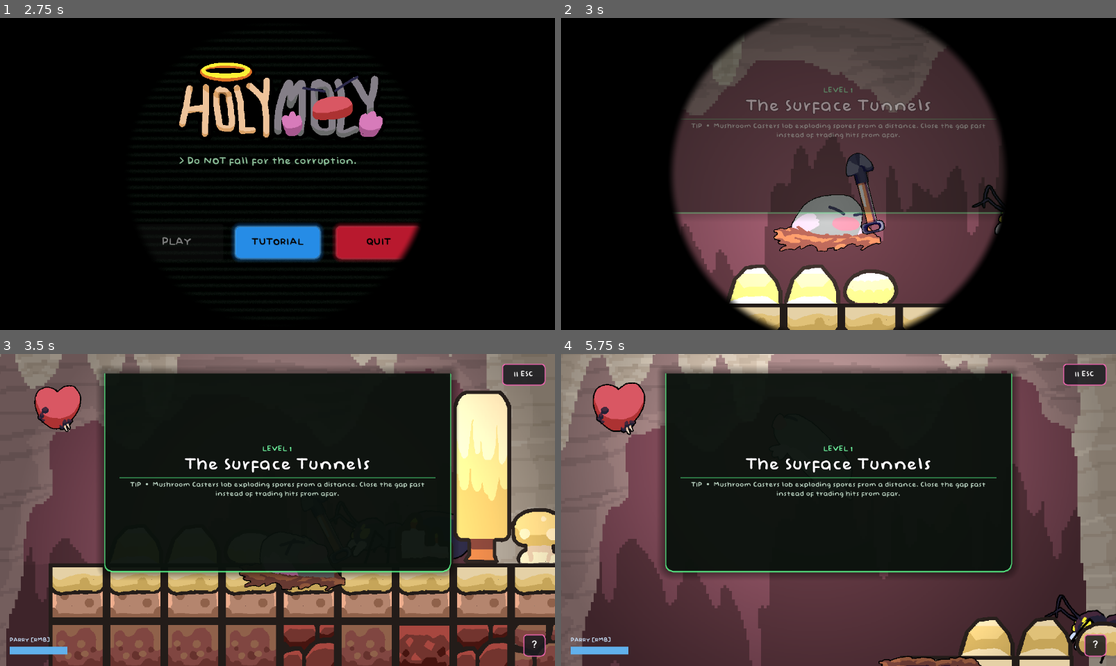
Above: before the commit, frames 1-4 (two rows, left to right).
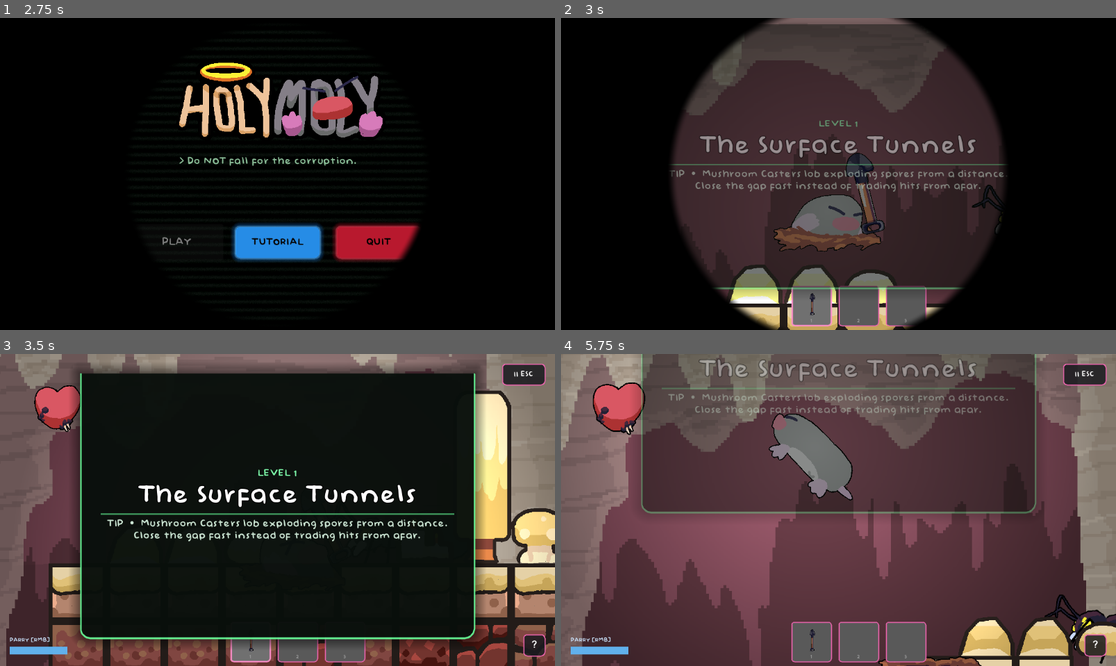
Above: after the commit, the same moments.

Repository: Geofoods/Holy-Moly
Game: Godot game, scene res://scenes/intro.tscn
Same seed, same stepped clock (60 frames per second), same inputs: the game is played once before the commit and once after it. The engine's default icon, where the game draws it, is replaced by a stand-in: a white triangle on a blue panel in a dark square.
Inputs (mouse positions are in pixels of both pictures, inside the frame that each line leads up to):
- Up to frame 1 (2.75 s): tap Enter (ui_accept) at 0.5, 0.77, 1.52 s; move the mouse to (399, 158) at 0.52 s; hold Right (ui_right) 0.53-1.28 s; tap E at 0.6 s; click (399, 158) at 0.67 s; move the mouse to (166, 189) at 1.27 s; hold Left (ui_left) 1.28-2 s; tap Shift at 1.35 s; click "PLAY" at 2 s
- Up to frame 2 (3 s): move the mouse to (894, 105) at 2.77 s; hold Right (ui_right) from 2.78 s (still down); tap 1 at 2.85 s
- Up to frame 3 (3.5 s): keep holding Right (ui_right)
- Up to frame 4 (5.75 s): move the mouse to (810, 572) at 3.52 s; release Right (ui_right) at 3.53 s; hold W 3.53-4.28 s; tap Shift (dig_dash) at 3.6 s; click (810, 572) at 3.67 s; tap Enter (ui_accept) at 3.77, 4.52, 5.27 s; move the mouse to (1005, 556) at 4.27 s; hold Left (ui_left) from 4.28 s (still down); click (1005, 556) at 4.35 s; tap 1 (inventory_1) at 4.9 s; move the mouse to (672, 463) at 5.02 s; tap E at 5.1 s; tap 2 (inventory_2) at 5.65 s

Frame 1 is identical in both runs. In frame 2, 19% of the frame differs, in the area x 19-81%, y 0-99%; in frame 3, 29%; in frame 4, 51%, in the area x 13-86%, y 0-99%.
Error before the commit: Parse Error: Identifier "lbl" not declared in the current scope. (res://scripts/inventory_ui.gd:98)

Commit message:
something ig

Diff:
--- a/scenes/level_intro_banner.tscn
+++ b/scenes/level_intro_banner.tscn
@@ -4,16 +4,16 @@
 [ext_resource type="FontFile" uid="uid://bnyew5lradf4a" path="res://Baby Doll.otf" id="2_font"]
 
 [sub_resource type="StyleBoxFlat" id="StyleBoxFlat_banner"]
-bg_color = Color(0.04, 0.07, 0.05, 0.93)
-border_width_left = 2
+bg_color = Color(0.035, 0.06, 0.045, 0.95)
+border_width_left = 3
 border_width_top = 0
-border_width_right = 2
-border_width_bottom = 3
-border_color = Color(0.35, 1.0, 0.55, 0.85)
-corner_radius_bottom_left = 16
-corner_radius_bottom_right = 16
-shadow_size = 18
-shadow_color = Color(0, 0, 0, 0.4)
+border_width_right = 3
+border_width_bottom = 4
+border_color = Color(0.4, 1.0, 0.6, 0.9)
+corner_radius_bottom_left = 20
+corner_radius_bottom_right = 20
+shadow_size = 24
+shadow_color = Color(0, 0, 0, 0.45)
 
 [node name="LevelIntroBanner" type="CanvasLayer"]
 layer = 15
@@ -26,23 +26,23 @@
 [node name="Margin" type="MarginContainer" parent="Panel"]
 layout_mode = 2
 mouse_filter = 2
-theme_override_constants/margin_left = 30
-theme_override_constants/margin_top = 16
-theme_override_constants/margin_right = 30
-theme_override_constants/margin_bottom = 18
+theme_override_constants/margin_left = 40
+theme_override_constants/margin_top = 22
+theme_override_constants/margin_right = 40
+theme_override_constants/margin_bottom = 24
 
 [node name="VBox" type="VBoxContainer" parent="Panel/Margin"]
 layout_mode = 2
 mouse_filter = 2
-theme_override_constants/separation = 6
+theme_override_constants/separation = 8
 alignment = 1
 
 [node name="LevelNumLabel" type="Label" parent="Panel/Margin/VBox"]
 layout_mode = 2
 mouse_filter = 2
-theme_override_colors/font_color = Color(0.45, 1.0, 0.65, 1)
+theme_override_colors/font_color = Color(0.5, 1.0, 0.68, 1)
 theme_override_fonts/font = ExtResource("2_font")
-theme_override_font_sizes/font_size = 18
+theme_override_font_sizes/font_size = 24
 horizontal_alignment = 1
 text = "LEVEL 1"
 
@@ -51,24 +51,24 @@
 mouse_filter = 2
 theme_override_colors/font_color = Color(1, 1, 1, 1)
 theme_override_colors/font_outline_color = Color(0, 0, 0, 1)
-theme_override_constants/outline_size = 4
+theme_override_constants/outline_size = 6
 theme_override_fonts/font = ExtResource("2_font")
-theme_override_font_sizes/font_size = 40
+theme_override_font_sizes/font_size = 60
 horizontal_alignment = 1
 text = "Level Name"
 
 [node name="Divider" type="ColorRect" parent="Panel/Margin/VBox"]
-custom_minimum_size = Vector2(0, 2)
+custom_minimum_size = Vector2(0, 3)
 layout_mode = 2
 mouse_filter = 2
-color = Color(0.35, 1.0, 0.55, 0.5)
+color = Color(0.4, 1.0, 0.6, 0.6)
 
 [node name="TipLabel" type="Label" parent="Panel/Margin/VBox"]
 layout_mode = 2
 mouse_filter = 2
-theme_override_colors/font_color = Color(0.75, 0.85, 0.78, 1)
+theme_override_colors/font_color = Color(0.8, 0.9, 0.83, 1)
 theme_override_fonts/font = ExtResource("2_font")
-theme_override_font_sizes/font_size = 16
+theme_override_font_sizes/font_size = 24
 horizontal_alignment = 1
 autowrap_mode = 3
 text = "TIP  •  Placeholder"
--- a/scripts/inventory_ui.gd
+++ b/scripts/inventory_ui.gd
@@ -95,7 +95,7 @@
 		container.add_child(panel)
 		slot_panels.append(panel)
 		slot_textures.append(tex)
-		slot_labels.append(lbl)
+		slot_labels.append(icon_label)
 	var s = get_viewport().get_visible_rect().size
 	container.position = Vector2(s.x/2,s.y-SLOT_SIZE.y-16)
 
--- a/scripts/level_intro_banner.gd
+++ b/scripts/level_intro_banner.gd
@@ -1,8 +1,8 @@
 extends CanvasLayer
 
-const HOLD_DURATION := 5.0
-const SLIDE_IN_TIME := 0.45
-const SLIDE_OUT_TIME := 0.35
+const HOLD_DURATION := 3.0
+const SLIDE_IN_TIME := 0.4
+const SLIDE_OUT_TIME := 0.3
 
 @onready var panel: Control = $Panel
 @onready var level_num_label: Label = $Panel/Margin/VBox/LevelNumLabel
@@ -13,9 +13,11 @@
 func _ready() -> void:
 	process_mode = Node.PROCESS_MODE_ALWAYS
 	var vp_size: Vector2 = get_viewport().get_visible_rect().size
-	panel.size = Vector2(minf(720.0, vp_size.x - 80.0), 150.0)
+	panel.size = Vector2(minf(820.0, vp_size.x - 60.0), 190.0)
 	panel.position = Vector2((vp_size.x - panel.size.x) / 2.0, -panel.size.y - 20.0)
 	panel.modulate.a = 0.0
+	panel.pivot_offset = Vector2(panel.size.x / 2.0, 0.0)
+	panel.scale = Vector2(0.94, 0.94)
 
 	var scene_path := get_tree().current_scene.scene_file_path
 	var info: Dictionary = LevelData.get_info(scene_path)
@@ -36,6 +38,7 @@
 	var tween := create_tween()
 	tween.tween_property(panel, "position:y", shown_y, SLIDE_IN_TIME).set_trans(Tween.TRANS_BACK).set_ease(Tween.EASE_OUT)
 	tween.parallel().tween_property(panel, "modulate:a", 1.0, SLIDE_IN_TIME * 0.7)
+	tween.parallel().tween_property(panel, "scale", Vector2(1.0, 1.0), SLIDE_IN_TIME).set_trans(Tween.TRANS_BACK).set_ease(Tween.EASE_OUT)
 	tween.tween_interval(HOLD_DURATION - SLIDE_IN_TIME - SLIDE_OUT_TIME)
 	tween.tween_property(panel, "position:y", hidden_y, SLIDE_OUT_TIME).set_trans(Tween.TRANS_SINE).set_ease(Tween.EASE_IN)
 	tween.parallel().tween_property(panel, "modulate:a", 0.0, SLIDE_OUT_TIME)
